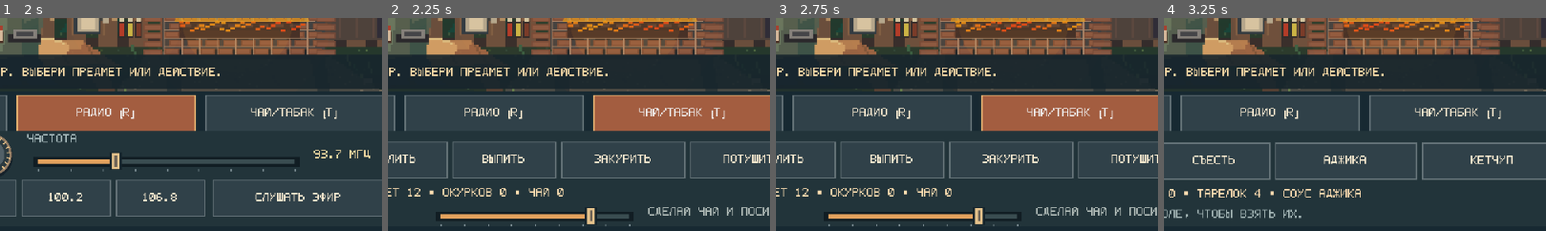
Above: before the commit, frames 1-4 (left to right).
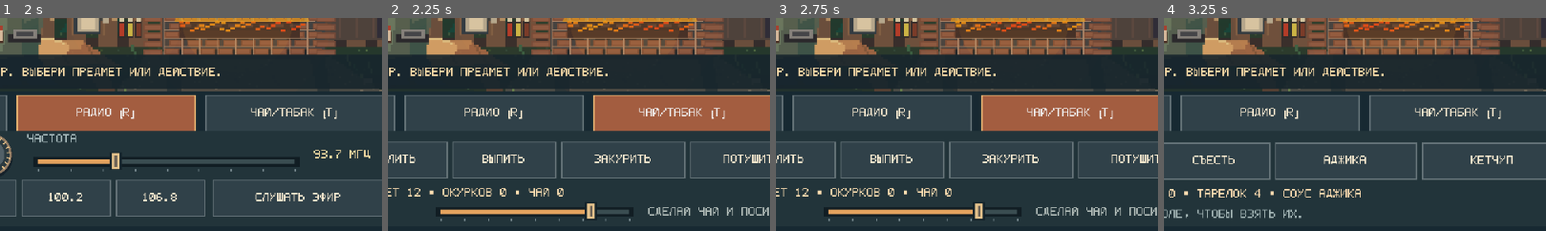
Above: after the commit, the same moments.

Repository: VovaShkrobtak/mangal-tihiy-vecher
Game: Godot game, scene res://scenes/main.tscn
The game is run twice, just before and just after one commit, with the same random seed, the same clock (stepped at 60 frames per second) and the same inputs.
Inputs:
- Up to frame 1 (2 s): click "МАНГАЛ [G]" at 0.5 s; click "РАДИО [R]" at 1.25 s
- Up to frame 2 (2.25 s): click "ЧАЙ/ТАБАК [T]" at 2 s
- Up to frame 3 (2.75 s): no input
- Up to frame 4 (3.25 s): click "СТОЛ [P]" at 2.75 s
The pictures show only the part of the screen within x 24-74%, y 50-100%; the shares and areas given below are measured in that part.

Frame 1 is identical in both runs. In frame 2, 2.2% of the frame differs, in the area x 13-64%, y 86-98%; in frame 3, 2.2%; in frame 4, nothing differs.

Commit message:
Keep ambience slider fully inside mobile safe HUD area

Diff:
--- a/mangal_evening/scripts/hud.gd
+++ b/mangal_evening/scripts/hud.gd
@@ -235,7 +235,7 @@
 	_button(panel, "УБРАТЬ ПЕПЕЛ", 513, 285, 115, 28, _send.bind("empty_ashtray"))
 	rest_label = _label(panel, "", 12, 320, 612, 11, Color("#ffe0b2"))
 	_label(panel, "ФОНОВЫЕ ЗВУКИ", 12, 338, 170, 9, Color("#a6b9b9"))
-	ambience_slider = _pixel_slider(panel, 188, 338, 174, 0.0, 1.0, 0.05, soundscape.ambient_volume, _ambient_changed)
+	ambience_slider = _pixel_slider(panel, 188, 334, 174, 0.0, 1.0, 0.05, soundscape.ambient_volume, _ambient_changed)
 	_label(panel, "СДЕЛАЙ ЧАЙ И ПОСИДИ У ОГНЯ.", 370, 338, 254, 9, Color("#b2bdb9"))
 
 func _make_table(panel: Control) -> void:
